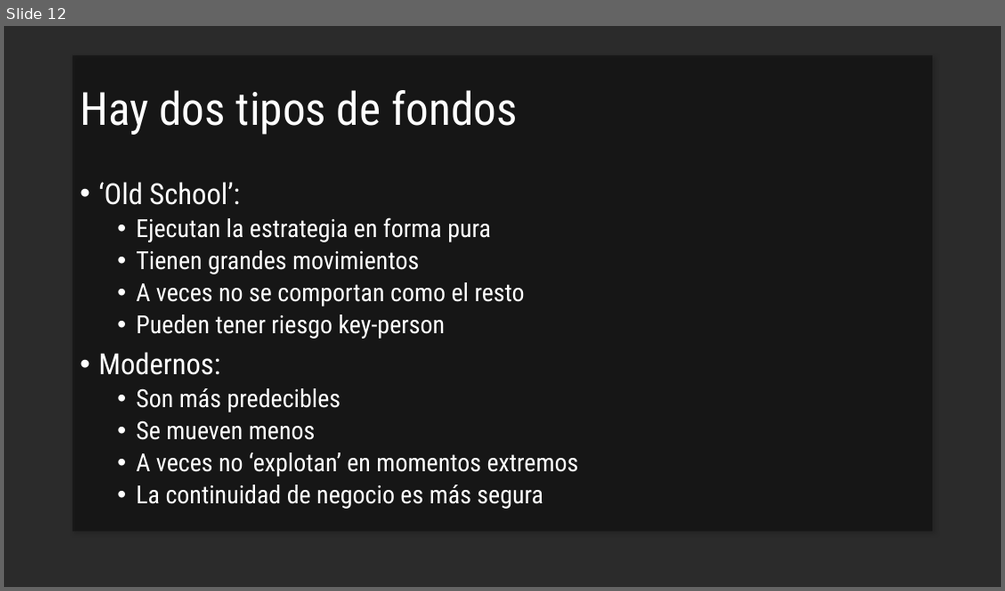
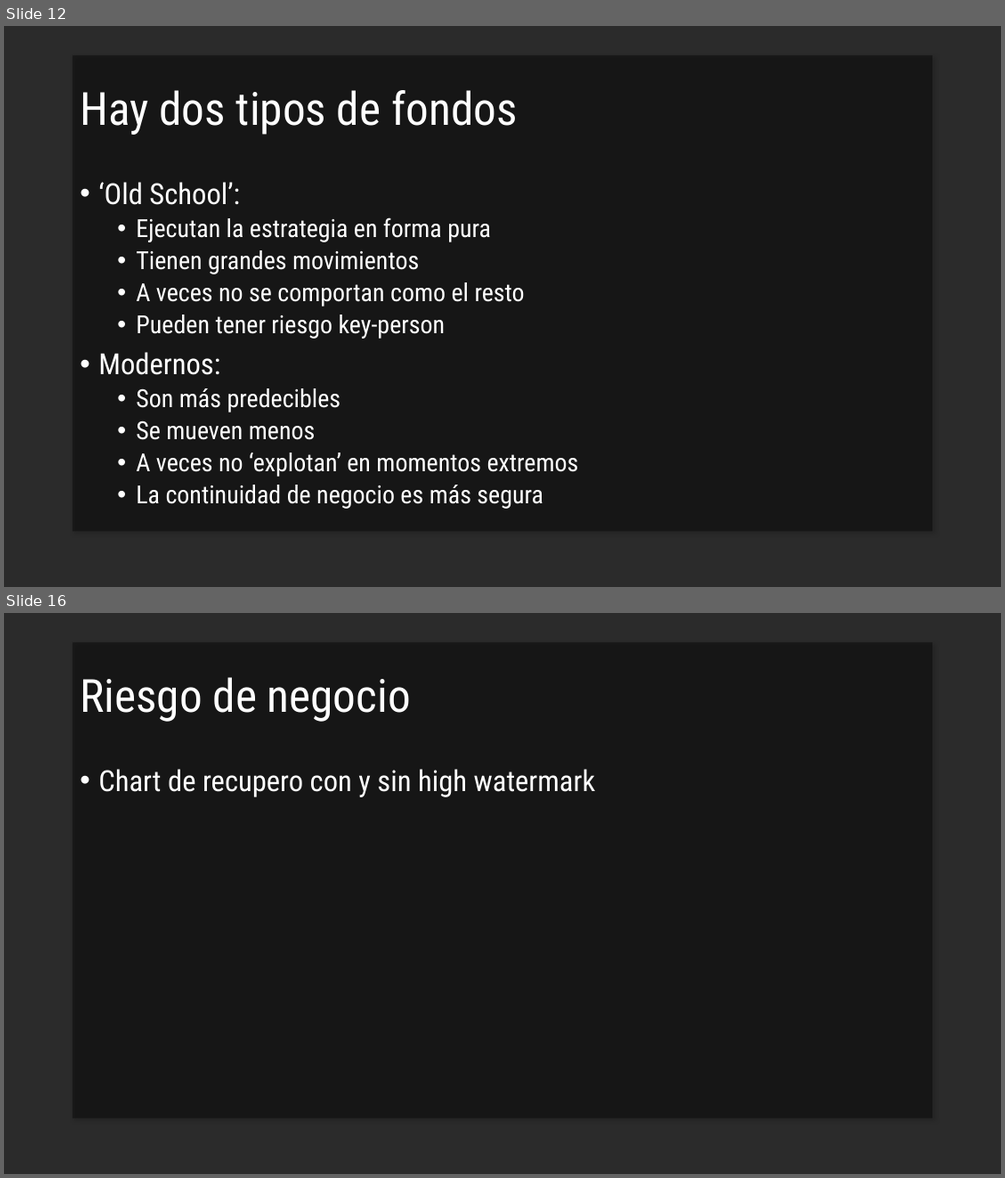
Before and after one commit to cordura21/Trading-bloque, a slide deck: presentations/Agregar trend following a un portafolio.pptx. Shown one above the other, each under a label of ours: slide 12 before the commit, slides 12 and 16 after it; the slides between them are not shown. The pictures are 1005x591 and 1005x1178 pixels, drawn with LibreOffice and Linux fonts; fonts in the diff are those of the drawing; background and template pictures are left out; a plain dark background stands for a picture behind light text. Boxes give left, top, right and bottom in pixels: in the first picture for what was removed or moved away, otherwise in the second. Text is boxed around its words. In the diff, an @@ line names an element or a change of style, - is before the commit and + after.

```diff
--- a/presentations/Agregar trend following a un portafolio.pptx
+++ b/presentations/Agregar trend following a un portafolio.pptx
@@ slide 16 added at (4,613,1001,1174), background picture (left out); not listed: 1 template element that a slide beside it also shows @@
@@ title added at (80,677,411,722), 44 pt, text #FFFFFF @@
+Riesgo de negocio
@@ text added at (98,769,596,797), 28 pt, text #FFFFFF @@
+• Chart de recupero con y sin high watermark
```
Also in this commit, not shown: 2 other slides added, 1 other file.
